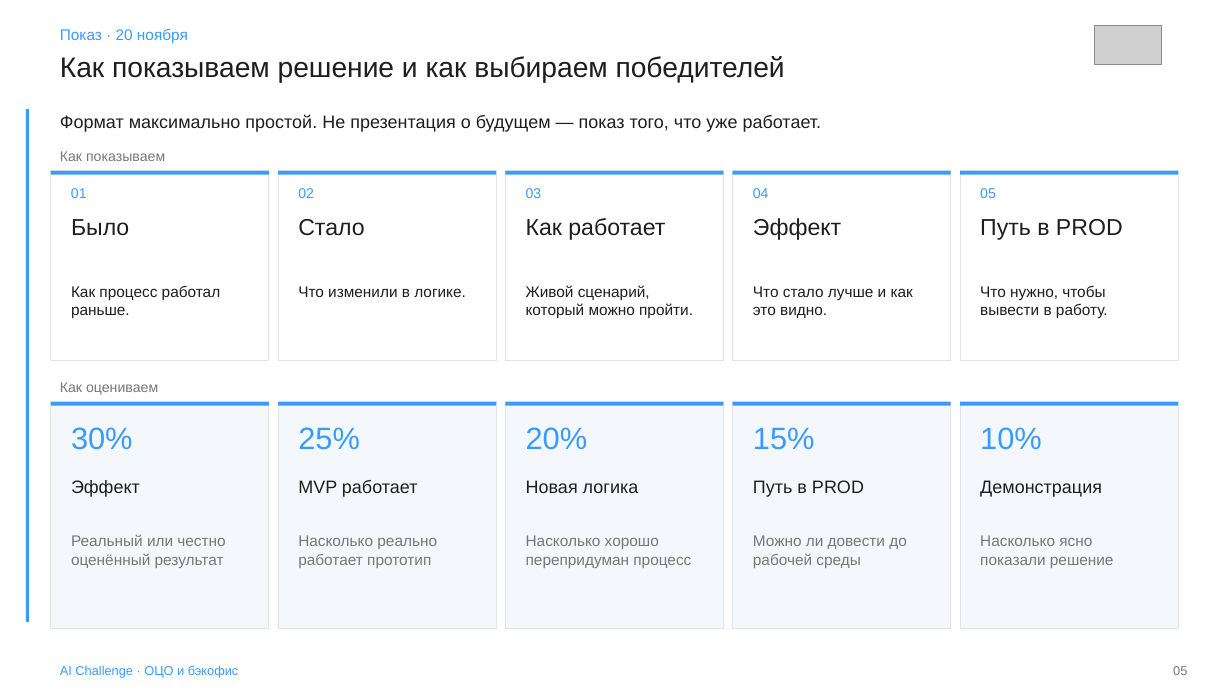
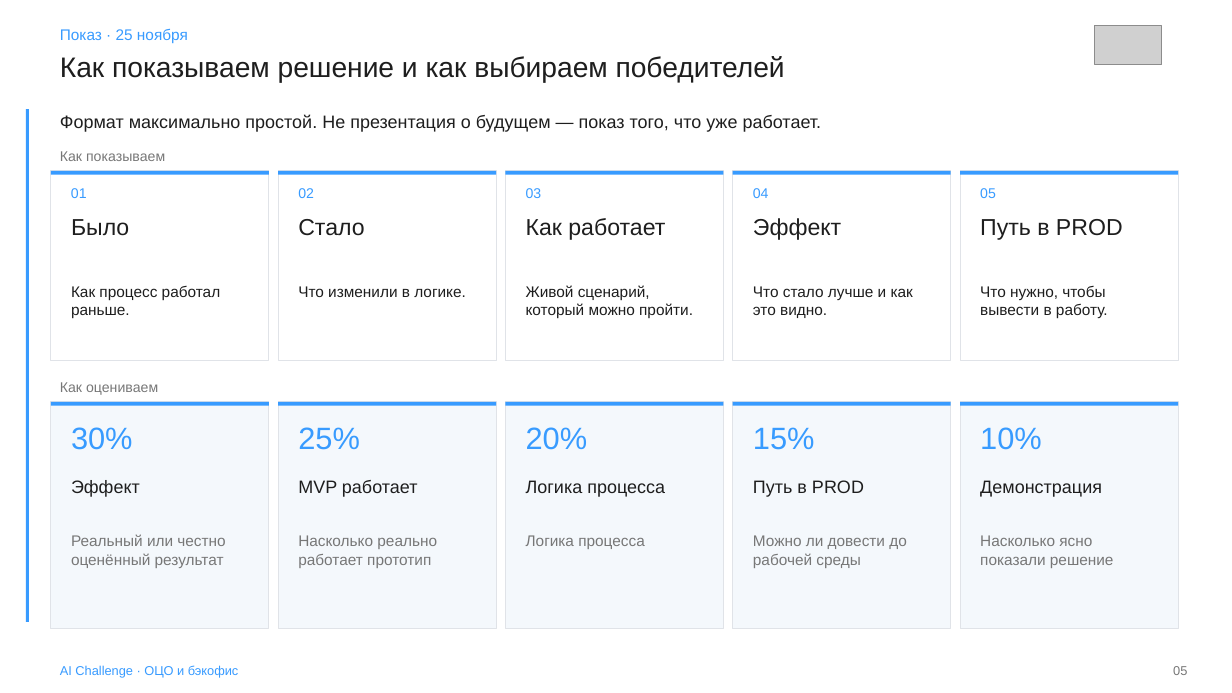
Before and after one commit to Nikisheva/html_krit, a slide deck: slide 5 of AI Challenge.pptx. Drawn at 1232x693 pixels with LibreOffice and Linux fonts; fonts in the diff are those of the drawing; grey boxes stand for pictures. Boxes give left, top, right and bottom in pixels: in the first picture for what was removed or moved away, otherwise in the second. Text is boxed around its words. In the diff, an @@ line names an element or a change of style, - is before the commit and + after.

```diff
--- a/AI Challenge.pptx
+++ b/AI Challenge.pptx
@@ text at (x1=60, y1=29, x2=188, y2=43): text changed @@
-Показ · 20 ноября
+Показ · 25 ноября
@@ text at (x1=526, y1=480, x2=665, y2=497): text changed @@
-Новая логика
+Логика процесса
@@ text at (x1=526, y1=535, x2=645, y2=549): text changed @@
-Насколько хорошо перепридуман процесс
+Логика процесса
```
Also in this commit, not shown: 5 other slides changed, 6 other files.
